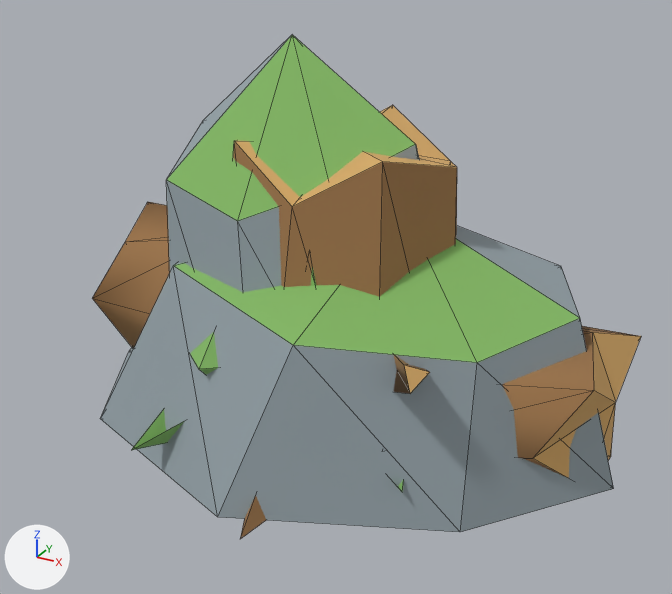
The glTF model contrib/workout-game-assets/generated/WG_ForestFloorProps.glb as it was, and as the next commit left it.
Rendered twice from a 50 mm lens placed at (0.73, -1.318, 0.889), pointed at (0.022, -0.031, 0.246). Lighting does not change. The marker at lower left points along +X, +Y and +Z. The picture after the commit comes second. Mesh edges are drawn as thin lines. Where no turn or scale is listed for an object, it has been applied to the vertices.

The first picture shows 'GEO_DeadwoodFallen_LOD0', 'GEO_GraniteSlab_LOD0', 'GEO_GraniteUpright_LOD0', 'GEO_StumpRooted_LOD0', 'GEO_UnderstoryBilberry_LOD0' and 2 more.
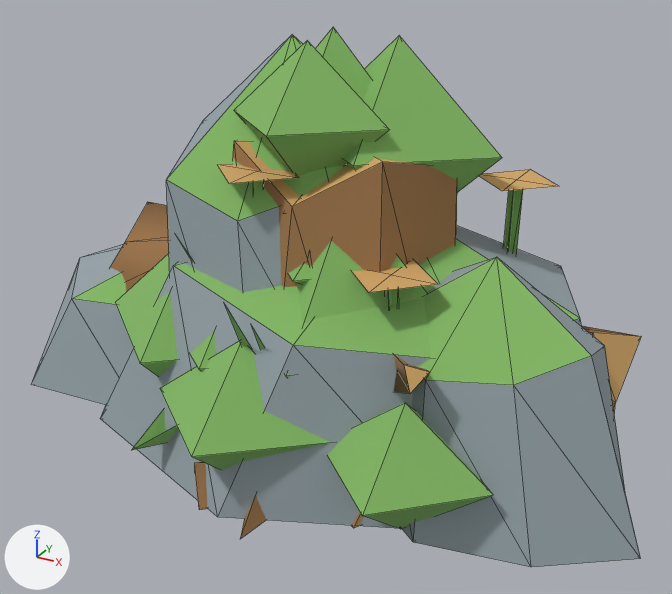
Changed parts and their boxes (x1, y1, x2, y2) in the pictures (672 x 594 px):
'GEO_GranitePair_LOD0', added
    after: (31, 244, 641, 567)
    faces in mat_mat_forestgranite (grey #95a2a8): (31, 244, 641, 567)
    faces in mat_mat_forestunderstory (green #84b865): (72, 257, 591, 385)
'GEO_UnderstoryShrub_LOD0', added (green)
    after: (116, 241, 493, 529)
'GEO_LeafySapling_LOD0', added
    after: (234, 36, 502, 193)
'GEO_WildflowerPatch_LOD0', added
    after: (218, 164, 558, 308)
    faces in mat_mat_forestendgrain (orange #d6aa69): (218, 164, 558, 292)
    faces in mat_mat_forestunderstory (green #84b865): (253, 181, 523, 308)
'GEO_PineSapling_LOD0', added
    after: (315, 27, 371, 100)
'GEO_TwigPile_LOD0', added (mostly hidden)
    after: (195, 462, 363, 528)
    faces in mat_mat_forestbark (brown #a2794d): (195, 462, 361, 528)
'GEO_MushroomCluster_LOD0', added
    after: (288, 264, 311, 284)
'GEO_UnderstoryGrass_LOD0', added (mostly hidden)
    after: (177, 237, 264, 350)
'GEO_DeadwoodFallen_LOD0', unchanged, covered by the edit
    before: (92, 202, 641, 478)
    after: (111, 202, 641, 415)

Patch to the scene script:
```diff
--- a/contrib/workout-game-assets/generated/WG_ForestFloorProps.glb.py
+++ b/contrib/workout-game-assets/generated/WG_ForestFloorProps.glb.py
@@ ob_geo_wildflowerpatch_lod0 @@
+ob_geo_wildflowerpatch_lod0 = bpy.data.objects.new('GEO_WildflowerPatch_LOD0', me_geo_wildflowerpatch_lod0)  # 65 vertices, 40 faces; spans x -0.29..0.352, y -0.22..0.173, z 0.0..0.486; in mat_mat_forestunderstory (green #84b865), mat_mat_forestendgrain (orange #d6aa69)
+ob_geo_wildflowerpatch_lod0.location = (0.0, 0.0, 0.0)
@@ ob_geo_understoryshrub_lod0 @@
+ob_geo_understoryshrub_lod0 = bpy.data.objects.new('GEO_UnderstoryShrub_LOD0', me_geo_understoryshrub_lod0)  # 48 vertices, 64 faces; spans x -0.46..0.47, y -0.41..0.35, z 0.0..0.46; in mat_mat_forestunderstory (green #84b865)
+ob_geo_understoryshrub_lod0.location = (0.0, 0.0, 0.0)
@@ ob_geo_understorygrass_lod0 @@
+ob_geo_understorygrass_lod0 = bpy.data.objects.new('GEO_UnderstoryGrass_LOD0', me_geo_understorygrass_lod0)  # 48 vertices, 24 faces; spans x -0.306..0.322, y -0.324..0.288, z 0.0..0.38; in mat_mat_forestunderstory (green #84b865)
+ob_geo_understorygrass_lod0.location = (0.0, 0.0, 0.0)
@@ ob_geo_twigpile_lod0 @@
+ob_geo_twigpile_lod0 = bpy.data.objects.new('GEO_TwigPile_LOD0', me_geo_twigpile_lod0)  # 24 vertices, 32 faces; spans x -0.511..0.445, y -0.367..0.255, z 0.0..0.079; in mat_mat_forestbark (brown #a2794d), mat_mat_forestendgrain (orange #d6aa69)
+ob_geo_twigpile_lod0.location = (0.0, 0.0, 0.0)
@@ ob_geo_pinesapling_lod0 @@
+ob_geo_pinesapling_lod0 = bpy.data.objects.new('GEO_PineSapling_LOD0', me_geo_pinesapling_lod0)  # 25 vertices, 32 faces; spans x -0.22..0.22, y -0.2..0.2, z 0.0..0.69; in mat_mat_forestbark (brown #a2794d), mat_mat_forestunderstory (green #84b865)
+ob_geo_pinesapling_lod0.location = (0.0, 0.0, 0.0)
@@ ob_geo_mushroomcluster_lod0 @@
+ob_geo_mushroomcluster_lod0 = bpy.data.objects.new('GEO_MushroomCluster_LOD0', me_geo_mushroomcluster_lod0)  # 42 vertices, 48 faces; spans x -0.25..0.28, y -0.2..0.18, z 0.0..0.406; in mat_mat_forestendgrain (orange #d6aa69), mat_mat_forestunderstory (green #84b865)
+ob_geo_mushroomcluster_lod0.location = (0.0, 0.0, 0.0)
@@ ob_geo_leafysapling_lod0 @@
+ob_geo_leafysapling_lod0 = bpy.data.objects.new('GEO_LeafySapling_LOD0', me_geo_leafysapling_lod0)  # 26 vertices, 32 faces; spans x -0.26..0.28, y -0.2..0.18, z 0.0..0.68; in mat_mat_forestbark (brown #a2794d), mat_mat_forestunderstory (green #84b865)
+ob_geo_leafysapling_lod0.location = (0.0, 0.0, 0.0)
@@ ob_geo_granitepair_lod0 @@
+ob_geo_granitepair_lod0 = bpy.data.objects.new('GEO_GranitePair_LOD0', me_geo_granitepair_lod0)  # 36 vertices, 64 faces; spans x -0.678..0.593, y -0.279..0.306, z 0.0..0.38; in mat_mat_forestgranite (grey #95a2a8), mat_mat_forestunderstory (green #84b865)
+ob_geo_granitepair_lod0.location = (0.0, 0.0, 0.0)
```
